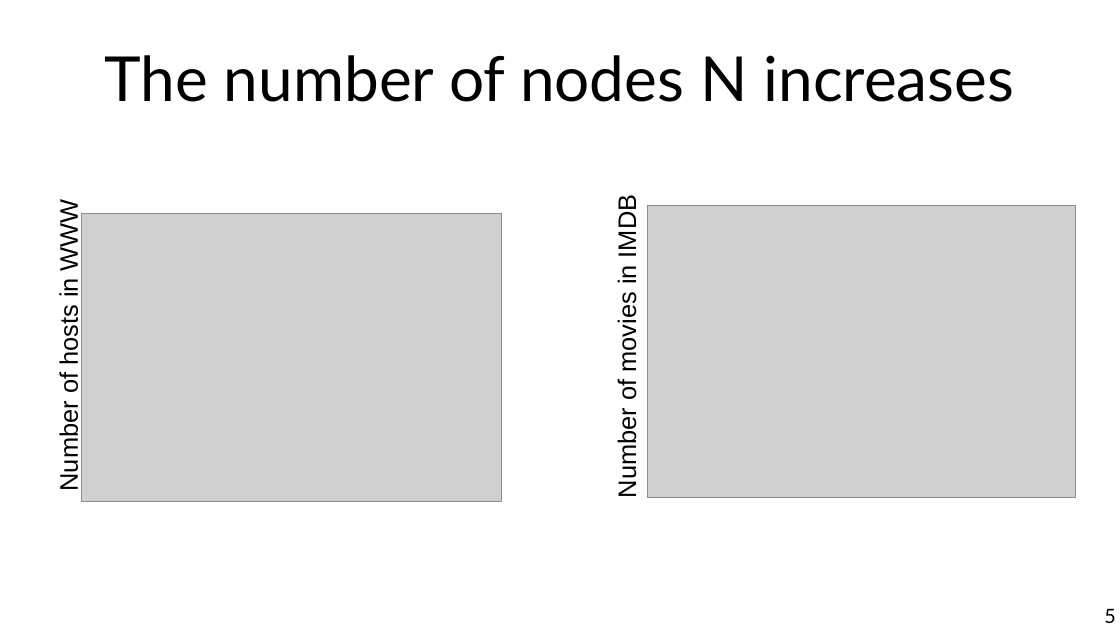
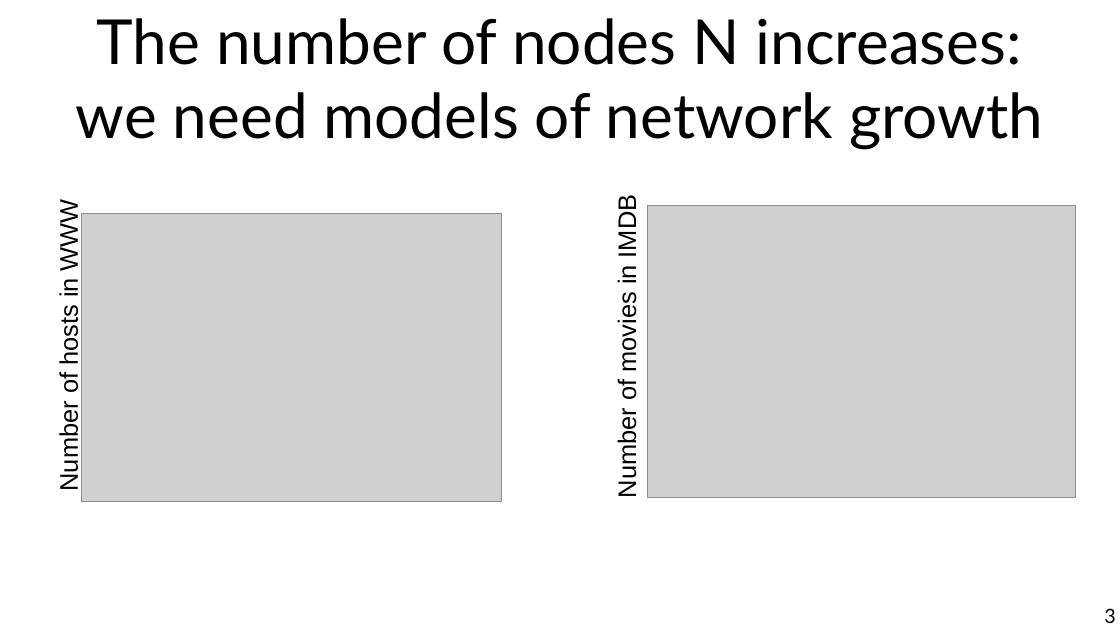
Before and after one commit to chatox/networks-science-course, a slide deck: slide 3 of theory/tt05_preferential_attachment.odp (slide 5 before the commit). Drawn at 1120x630 pixels with LibreOffice and Linux fonts; fonts in the diff are those of the drawing; grey boxes stand for pictures. Boxes give left, top, right and bottom in pixels: in the first picture for what was removed or moved away, otherwise in the second. Text is boxed around its words. In the diff, an @@ line names an element or a change of style, - is before the commit and + after.

```diff
--- a/theory/tt05_preferential_attachment.odp
+++ b/theory/tt05_preferential_attachment.odp
@@ title at (x1=76, y1=18, x2=1043, y2=150): text changed @@
-The number of nodes N increases
+The number of nodes N increases:
+we need models of network growth
@@ page number at (x1=1104, y1=608, x2=1115, y2=623): text changed @@
-5
+3
```
Also in this commit, not shown: 7 other slides changed, 14 slides added, 5 slides removed, 1 other file.
